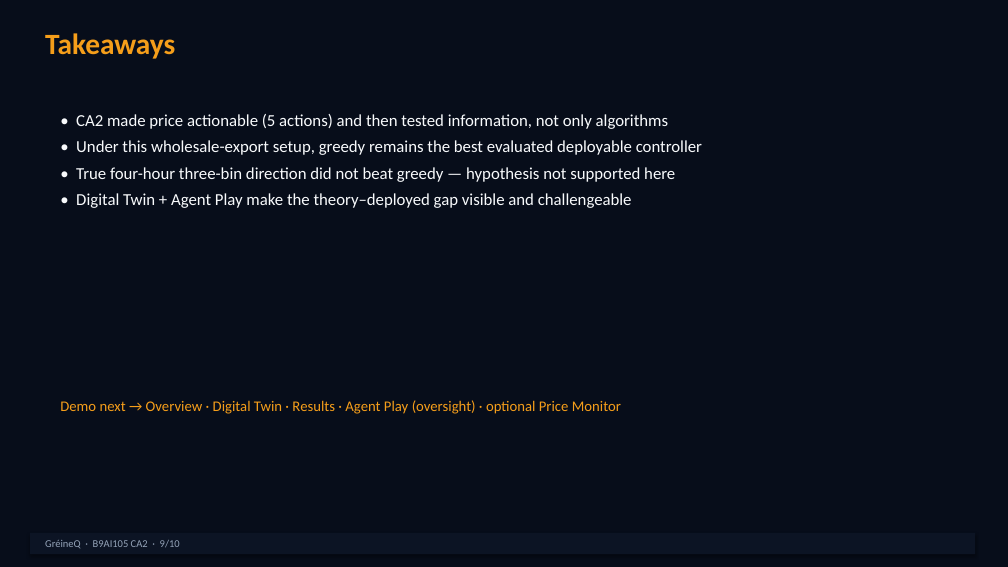
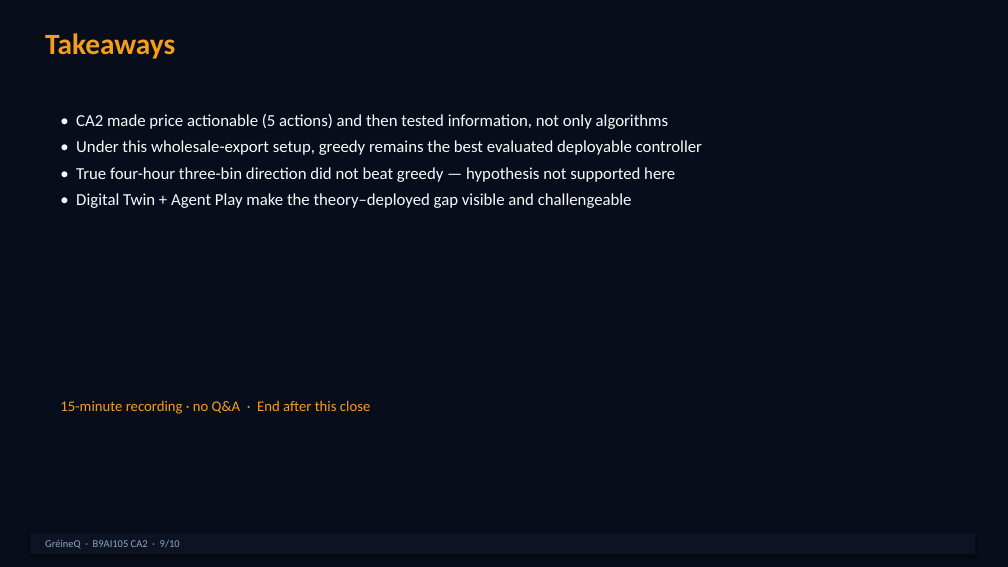
Before and after one commit to NathanLCR/rl-battery-dispatch, a slide deck: slide 9 of deliverables/presentation/GreineQ_CA2_Presentation.pptx. Drawn at 1008x567 pixels with LibreOffice and Linux fonts; fonts in the diff are those of the drawing. Boxes give left, top, right and bottom in pixels: in the first picture for what was removed or moved away, otherwise in the second. Text is boxed around its words. In the diff, an @@ line names an element or a change of style, - is before the commit and + after.

Commit message:
Add Streamlit-parity web Twin and harden dashboard deploy.
Ship FastAPI/web UI with landing hero, Twin experiment settings, Play charts, and Results learnings; fix Streamlit theme/nav and model mismatch guards.

```diff
--- a/deliverables/presentation/GreineQ_CA2_Presentation.pptx
+++ b/deliverables/presentation/GreineQ_CA2_Presentation.pptx
@@ text at <box>60,400,370,414</box>: text changed @@
-Demo next → Overview · Digital Twin · Results · Agent Play (oversight) · optional Price Monitor
+15-minute recording · no Q&A · End after this close
```
Also in this commit, not shown: 1 other slide changed, 20 other files.
